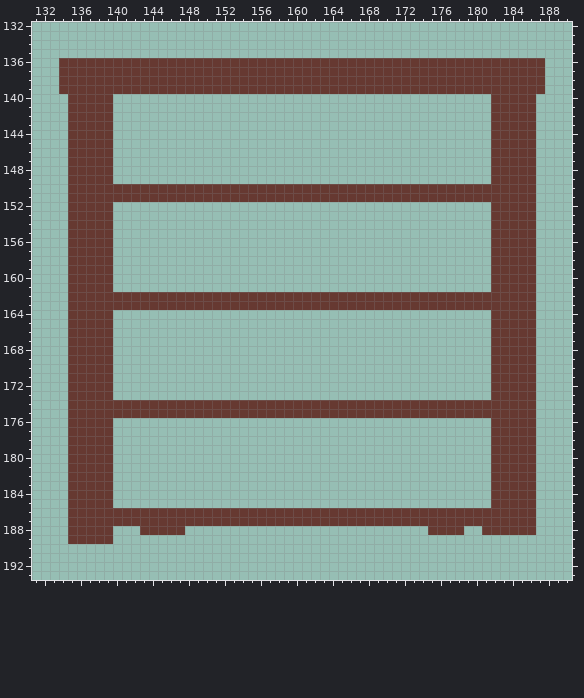
Two states of a pixel-art file, Aseprite/tiles.aseprite. Above is the file before it was changed.
640x640 pixels, 1 frame. Colours within 5 levels of each other are drawn and written as one. Shown: x 131..190, y 132..193. The commit also changed other parts of the picture, which this record leaves out.
After:
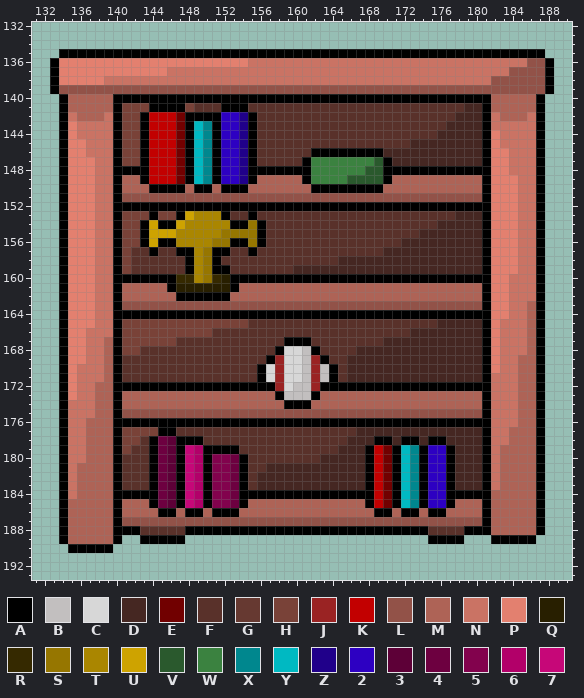
Palette (. is transparent): A #000000  B #c2bfbf  C #d7d7d7  D #452722  E #710000  F #59312a  G #663931  H #794238  J #9a2323  K #c20000  L #925248  M #ae6356  N #ca7364  P #e3806f  Q #281f00  R #352900  S #967600  T #aa8600  U #cea300  V #2a592d  W #3b8240  X #00878e  Y #00b9c2  Z #20008a  2 #2d00c2  3 #5d0037  4 #6d0040  5 #82024d  6 #b20069  7 #c60778
Diff:
Changed rows in their new state; - is an unchanged pixel.
Layer "tiles":
first column x 133:
135 -AAAAAAAAAAAAAAAAAAAAAAAAAAAAAAAAAAAAAAAAAAAAAAAAAAAAAA-
136 APPPPPPPPPPPPPPPPPPPPPNNNNNNNNNNNNNNNNNNNNNNNNNNNNNNNLLA
137 APPPPPPPPPPPPNNNNNNNNNNNNNNNNNNNNNNNNNNNNNNNNNNNNNNLLLLA
138 APPPPPNNNNNNNNNNNNNNNNNNNNNNNNNNNNNNNNNNNNNNNNNNNLLLLLLA
139 ALLLLLLLLLLLLLLLLLLLLLLLLLLLLLLLLLLLLLLLLLLLLLLLLLLLLLLA
140 -AMMMMMAAAAAAAAAAAAAAAAAAAAAAAAAAAAAAAAAAAAAAAAAAMMMMMA-
141 -AMMMMMAHHHAAAAHFFFAAAFFFFFFFFFFFFFFFFFFFFFFFFDDAMMMMMA-
142 -ANMMMNAHHAKKKEAAAA22ZAFFFFFFFFFFFFFFFFFFFFFFDDDANMMMNA-
143 -APNNNNAHHAKKKEAYXA22ZAFFFFFFFFFFFFFFFFFFFFFDDDDANNNNNA-
144 -APNNNNAHHAKKKEAYXA22ZAFFFFFFFFFFFFFFFFFFFFDDDDDAPNNNNA-
145 -APPNNNAHHAKKKEAYXA22ZAFFFFFFFFFFFFFFFFFDDDDDDDDAPNNNNA-
146 -APPNNNAHHAKKKEAYXA22ZAFFFFFFAAAAAAAADDDDDDDDDDDAPPNNNA-
147 -APPPNNAHHAKKKEAYXA22ZAFFFFFAWWWWWWWVADDDDDDDDDDAPPNNNA-
148 -APPPNNAAAAKKKEAYXA22ZAAAAAAAWWWWWWVVAAAAAAAAAAAAPPNNNA-
149 -APPPNNAMMAKKKEAYXA22ZAMMMMMAWWWWVVVVAMMMMMMMMMMAPPPNNA-
150 -APPPNNAMMMAAAAMAAMAAAMMMMMMMAAAAAAAAMMMMMMMMMMMAPPPNNA-
151 -APPPNNALLLLLLLLLLLLLLLLLLLLLLLLLLLLLLLLLLLLLLLLAPPPNNA-
152 -APPPNNAAAAAAAAAAAAAAAAAAAAAAAAAAAAAAAAAAAAAAAAAAPPPNNA-
153 -APPPNNAHHHAHHAUTTTAFFAFFFFFFFFFFFFFFFFFFFFFFDDDAPPPNNA-
154 -APPPNNAHHAUAAUTTTTTAASAFFFFFFFFFFFFFFFFFFFDDDDDAPPPNNA-
155 -APPPNNAHHAUUUTTTTTSSSSAFFFFFFFFFFFFFFFFFDDDDDDDAPPPNNA-
156 -APPPNNAHHAUAATTTTSSAASAFFFFFFFFFFFFFFFDDDDDDDDDAPPPNNA-
157 -APPPNNAHFFAFFAATSAAFFAFFFFFFFFFFFFFFDDDDDDDDDDDAPPPNNA-
158 -APPPNNAHFFFFFFATSAFFFFFFFFFFFFFDDDDDDDDDDDDDDDDAPPPNNA-
159 -APPPNNAHFFFFFFATSAAFFFFFFFDDDDDDDDDDDDDDDDDDDDDAPPPNNA-
160 -APPPNNAAAAAAARRTSRQAAAAAAAAAAAAAAAAAAAAAAAAAAAAAPPNNNA-
161 -APPPNNAMMMMMAQQQQQQAMMMMMMMMMMMMMMMMMMMMMMMMMMMAPPNNNA-
162 -APPPNNAMMMMMMAAAAAAMMMMMMMMMMMMMMMMMMMMMMMMMMMMAPPNNNA-
163 -APPPNNALLLLLLLLLLLLLLLLLLLLLLLLLLLLLLLLLLLLLLLLAPPNNMA-
164 -APPPNNAAAAAAAAAAAAAAAAAAAAAAAAAAAAAAAAAAAAAAAAAAPPNNMA-
165 -APPPNNAHHHHHHHHHHHHHHFFFFFFFFFFFFFFFFFFFFFDDDDDAPNNNMA-
166 -APPNNNAHHHHHHHHHHFFFFFFFFFFFFFFFFFFFFFFDDDDDDDDAPNNNMA-
167 -APPNNMAHHHHHHFFFFFFFFFFFFAAAFFFFFFFFDDDDDDDDDDDAPNNNMA-
168 -APPNNMAHHFFFFFFFFFFFFFFFACCBAFFFFDDDDDDDDDDDDDDAPNNNMA-
169 -APPNNMAFFFFFFFFFFFFFFFFAJCCBJAFFDDDDDDDDDDDDDDDAPNNMMA-
170 -APNNNMAFFFFFFFFFFFFFFFACJCCBJBAFDDDDDDDDDDDDDDDAPNNMMA-
171 -APNNNMAFFFFFFFFFFFFFFFACJCCBJBAFDDDDDDDDDDDDDDDANNNMMA-
172 -APNNMMAAAAAAAAAAAAAAAAAAJCBBJAAAAAAAAAAAAAAAAAAANNNMMA-
173 -APNNMMAMMMMMMMMMMMMMMMMMABBBAMMMMMMMMMMMMMMMMMMANNNMMA-
174 -ANNNMMAMMMMMMMMMMMMMMMMMMAAAMMMMMMMMMMMMMMMMMMMANNNMMA-
175 -ANNNMMALLLLLLLLLLLLLLLLLLLLLLLLLLLLLLLLLLLLLLLLANNNMMA-
176 -ANNMMMAAAAAAAAAAAAAAAAAAAAAAAAAAAAAAAAAAAAAAAAAANNNMMA-
177 -ANNMMMAHHHHAAFFFFFFFFFFFFFFFFFFFFDDDDDDDDDDDDDDANNMMMA-
178 -ANNMMMAHHFA43AAAFFFFFFFFFFFFFFFFDDDAADAADAADDDDANNMMMA-
179 -ANNMMMAHFFA43A76AAAAFFFFFFFFFFFDDDAKEAYXA22ADDDANMMMMA-
180 -ANNMMMAFFFA43A76A554AFFFFFFFFDDDDDAKEAYXA22ADDDANMMMMA-
181 -ANMMMMAFFFA43A76A554AFFDDDDDDDDDDDAKEAYXA22ADDDANMMMMA-
182 -ANMMMMAFFFA43A76A554AFDDDDDDDDDDDDAKEAYXA22ADDDANMMMMA-
183 -ANMMMMAFFFA43A76A554AFDDDDDDDDDDDDAKEAYXA22ADDDANMMMMA-
184 -ANMMMMAAAAA43A76A554AAAAAAAAAAAAAAAKEAYXA22AAAAAMMMMMA-
185 -AMMMMMAMMMA43A76A554AMMMMMMMMMMMMMAKEAYXA22AMMMAMMMMMA-
186 -AMMMMMAMMMMAAMAAMAAAMMMMMMMMMMMMMMMAAMAAMAAMMMMAMMMMMA-
187 -AMMMMMALLLLLLLLLLLLLLLLLLLLLLLLLLLLLLLLLLLLLLLLAMMMMMA-
188 -AMMMMMAAAFFFFFAAAAAAAAAAAAAAAAAAAAAAAAAAAFFFFAAAMMMMMA-
189 -AMMMMMA--AAAAA---------------------------AAAA---AAAAA--
190 --AAAAA-------------------------------------------------
Boxes around the changes in both pictures, in picture pixels (x1, y1, x2, y2):
changed: (50, 49, 554, 553)
